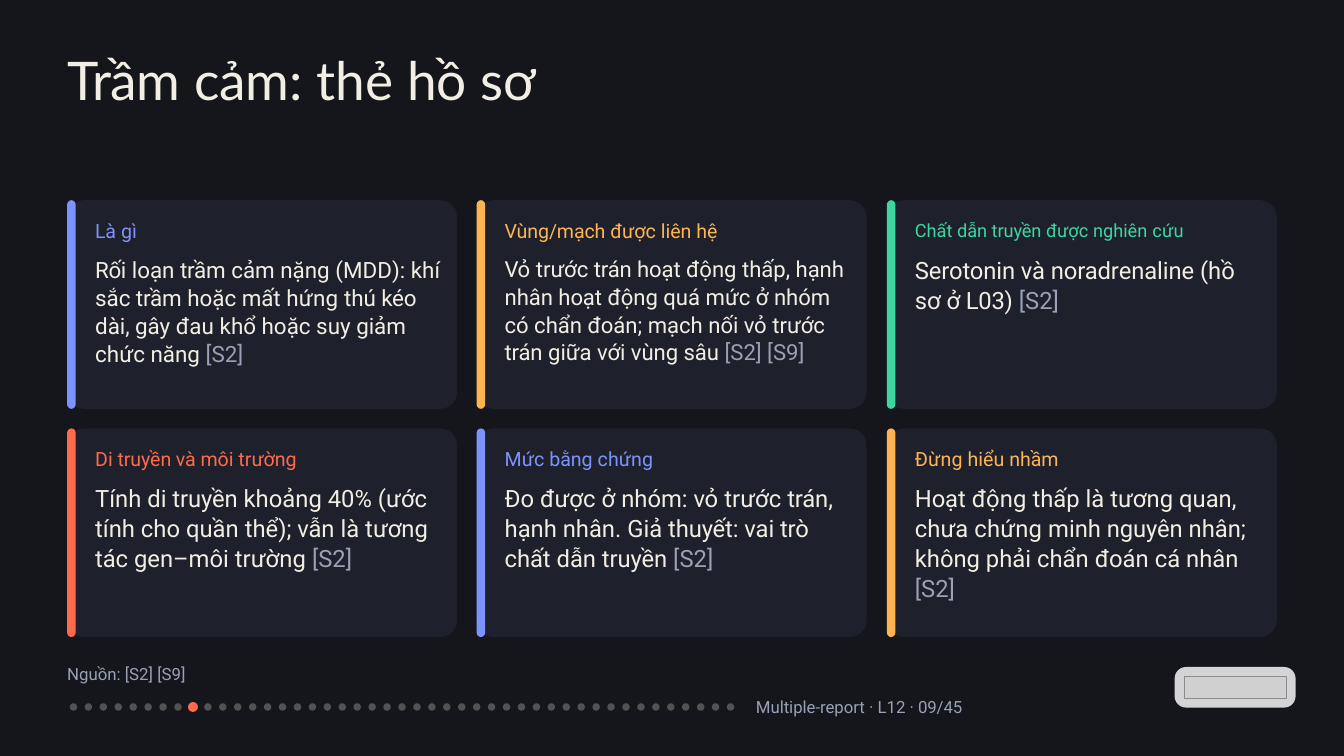
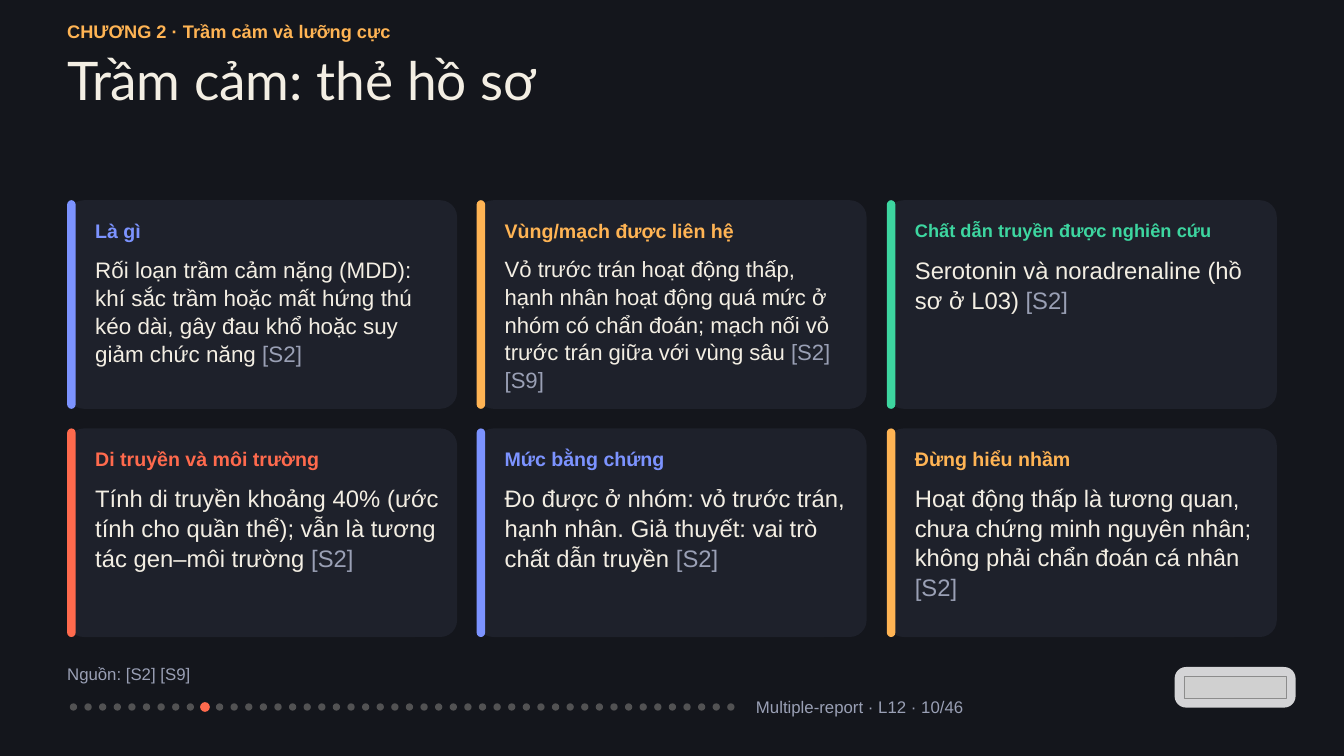
Before and after one commit to vohoailinh90/Multiple-report, a slide deck: slide 10 of lessons/L12/L12.pptx (slide 9 before the commit). Drawn at 1344x756 pixels with LibreOffice and Linux fonts; fonts in the diff are those of the drawing; grey boxes stand for pictures. Boxes give left, top, right and bottom in pixels: in the first picture for what was removed or moved away, otherwise in the second. Text is boxed around its words. In the diff, an @@ line names an element or a change of style, - is before the commit and + after.

```diff
--- a/lessons/L12/L12.pptx
+++ b/lessons/L12/L12.pptx
@@ text added at <box>67,24,390,42</box>, 19.5 pt, text #FFB454, bold @@
+CHƯƠNG 2 · Trầm cảm và lưỡng cực
@@ text "Là gì" at <box>95,223,140,242</box>: font Roboto to Arial, bold on; letter spacing -0.2 to 0 pt in "Là" @@
@@ text "Vùng/mạch được liên hệ" at <box>505,223,734,242</box>: font Roboto to Arial, bold on; letter spacing -0.1 to 0 pt in "Vùng/mạch hệ"; letter spacing 0.1 to 0 pt in "được" @@
@@ text "Chất dẫn truyền được nghiên ..." at <box>915,223,1211,241</box>: font Roboto to Arial, bold on; letter spacing -0.1 to 0 pt in "Chất truyền nghiên"; letter spacing 0.1 to 0 pt in "được"; letter spacing 0.3 to 0 pt in "cứu" @@
@@ text "Rối loạn trầm cảm nặng ..." at <box>95,260,412,367</box>: font Roboto to Arial; letter spacing -0.4 to 0 pt in "Rối"; letter spacing -0.2 to 0 pt in "trầm trầm gây"; letter spacing -0.1 to 0 pt in "mất"; letter spacing 0.2 to 0 pt in "hứng"; letter spacing -0.3 to 0 pt in "kéo"; letter spacing 0.1 to 0 pt in "đau chức" @@
@@ text "Vỏ trước trán hoạt động ..." at <box>505,260,830,393</box>: font Roboto to Arial; letter spacing -0.6 to 0 pt in "Vỏ"; letter spacing 0.1 to 0 pt in "trước mức trước giữa"; letter spacing -0.2 to 0 pt in "trán vỏ trán"; letter spacing -0.1 to 0 pt in "hoạt hoạt với sâu" @@
@@ text "Serotonin và noradrenaline (hồ sơ ..." at <box>915,260,1242,314</box>: font Roboto to Arial; letter spacing -0.2 to 0 pt in "Serotonin và"; letter spacing -0.1 to 0 pt in "noradrenaline sơ"; letter spacing -0.3 to 0 pt in "L03)" @@
@@ text "Di truyền và môi trường" at <box>95,451,319,470</box>: font Roboto to Arial, bold on; letter spacing 0.1 to 0 pt in "Di"; letter spacing -0.1 to 0 pt in "truyền môi"; letter spacing -0.2 to 0 pt in "và" @@
@@ text "Mức bằng chứng" at <box>505,451,665,470</box>: font Roboto to Arial, bold on; letter spacing 0.1 to 0 pt in "Mức"; letter spacing -0.1 to 0 pt in "bằng"; letter spacing 0.1 to -0.1 pt in "chứng" @@
@@ text "Đừng hiểu nhầm" at <box>915,451,1070,470</box>: font Roboto to Arial, bold on; letter spacing 0.2 to 0 pt in "Đừng" @@
@@ text "Tính di truyền khoảng 40% ..." at <box>95,488,438,572</box>: font Roboto to Arial; letter spacing -0.1 to 0 pt in "truyền tác gen–môi"; letter spacing 0.1 to 0 pt in "(ước trường"; letter spacing -0.2 to 0 pt in "vẫn" @@
@@ text "Đo được ở nhóm: vỏ ..." at <box>505,489,845,572</box>: font Roboto to Arial; letter spacing 0.1 to 0 pt in "được trước"; letter spacing -0.2 to 0 pt in "vỏ trán, thuyết: trò"; letter spacing -0.1 to 0 pt in "nhân. vai chất truyền" @@
@@ text "Hoạt động thấp là tương ..." at <box>915,488,1251,601</box>: size 25.5 to 25.4 pt, font Roboto to Arial; letter spacing -0.1 to 0 pt in "Hoạt nhân"; letter spacing 0.1 to 0 pt in "động chưa đoán"; letter spacing 0.2 to 0 pt in "chứng"; letter spacing -0.2 to 0 pt in "nguyên"; line spacing 31.9pt to 31.8pt @@
@@ text "Nguồn: [S2] [S9]" at <box>67,667,190,684</box>: font Roboto to Arial @@
@@ ellipse: place and size @@
-ellipse at <box>204,704,212,711</box>
+ellipse at <box>187,704,194,711</box>
@@ ellipse: place and size @@
-ellipse at <box>188,702,198,712</box>
+ellipse at <box>200,702,210,712</box>
@@ 13 ellipses: place and size @@
-13 ellipses at <box>234,704,421,711</box>
+13 ellipses at <box>230,704,413,711</box>
@@ ellipse added at <box>421,704,428,711</box>, fill #F3EEE3 at 28% opacity @@
@@ 11 ellipses: place and size @@
-11 ellipses at <box>428,704,585,711</box>
+11 ellipses at <box>435,704,589,711</box>
@@ text at <box>756,701,963,717</box>: text changed; font Roboto to Arial @@
-Multiple-report · L12 · 09/45
+Multiple-report · L12 · 10/46
```
Also in this commit, not shown: 44 other slides changed, 1 slide added, 1 other file.
